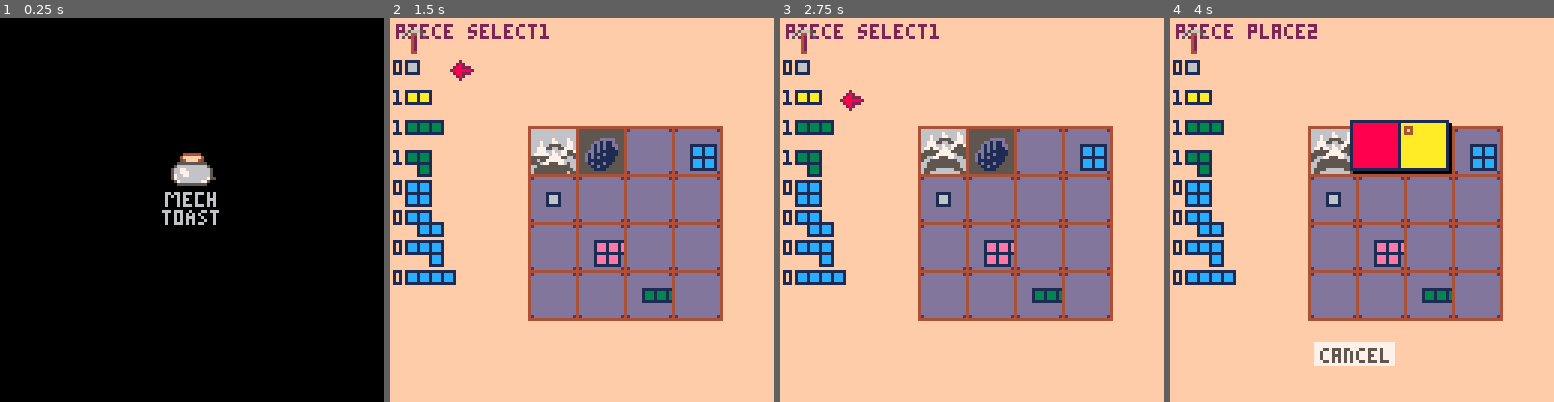
Above: before the commit, frames 1-4 (left to right).
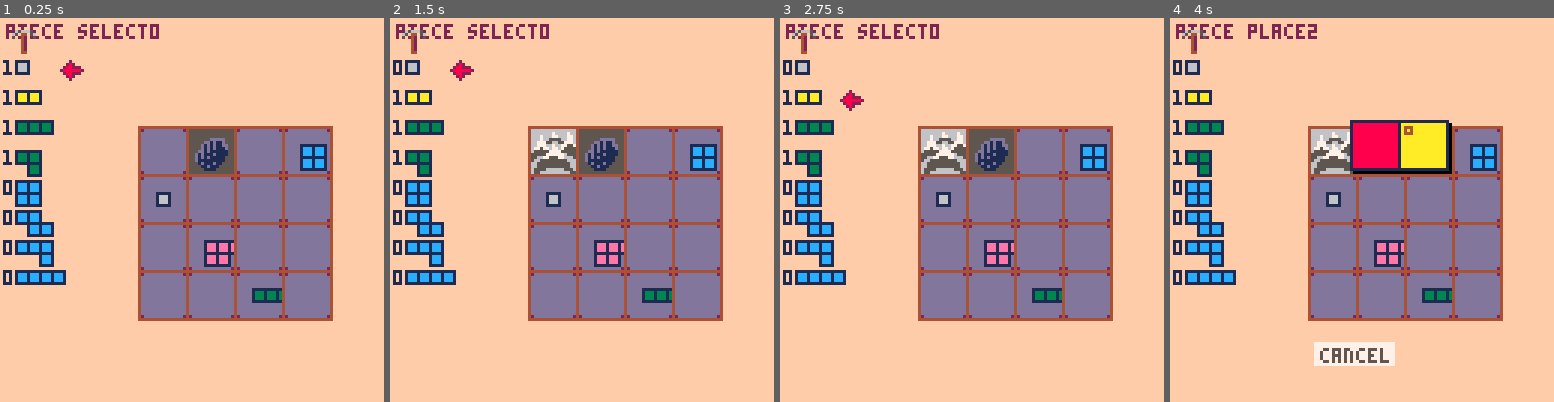
Above: after the commit, the same moments.

Repository: m-r-hunt/Pico-8-Carts
Game: PICO-8 cartridge bprk.p8
The game is run twice, just before and just after one commit, with the same random seed, the same clock (stepped at 60 frames per second) and the same inputs.
Inputs:
- Up to frame 1 (0.25 s): no input
- Up to frame 2 (1.5 s): tap O (Z key) at 0.33, 0.7, 1.43 s; tap X (X key) at 1.07 s
- Up to frame 3 (2.75 s): hold Left 1.97-2.37 s; tap X (X key) at 2.07, 2.4, 2.73 s; tap O (Z key) at 2.22 s; hold Down from 2.42 s (still down)
- Up to frame 4 (4 s): release Down at 2.82 s; hold Right 2.87-3.53 s; tap X (X key) at 3.07, 3.4, 3.73 s; tap O (Z key) at 3.1, 3.98 s; hold Up from 3.58 s (still down)

The runs differ from the first frame. In frame 1, 100% of the frame differs, in the area x 0-100%, y 0-100%; in frame 2, 0.7%; in frame 3, less than 0.1%; in frame 4, nothing differs.

Commit message:
Improve choice UI a little bit

Diff:
--- a/bprk.p8
+++ b/bprk.p8
@@ -20,7 +20,7 @@
 	flip()
 	pal()
 end
-intro()
+--intro()
 
 piece_pool={}
 
@@ -41,6 +41,11 @@
 	{{0,0},{1,0},{2,0},{2,1},{3,1},spriten=11,previewc=14},
 	{{0,0},{1,0},{2,0},{3,0},{3,1},spriten=11,previewc=14},
 	{{0,0},{0,1},{0,2},{1,1},{2,1},spriten=11,previewc=14},
+	{{0,0},{0,1},{1,1},{2,1},{2,0},spriten=11,previewc=14},
+	{{0,0},{1,0},{2,0},{2,1},{2,2},spriten=11,previewc=14},
+	{{0,0},{1,0},{1,1},{2,1},{2,2},spriten=11,previewc=14},
+	{{0,0},{1,0},{1,1},{2,0},{3,0},spriten=11,previewc=14},
+	{{0,0},{0,1},{1,1},{2,1},{2,2},spriten=11,previewc=14},
 }
 
 --powerup option defs
@@ -48,7 +53,7 @@
 mids={3,4}
 longs={5,6,7,8}
 regpend=8 --regular piece end
-vlongs={9,10,11,12,13}
+vlongs={9,10,11,12,13,14,15,16,17,18}
 available_vlongs={}
 
 mode="piece select"
@@ -462,14 +467,28 @@
 end
 
 function draw_choice_box()
-	rect(5,30,128-5,60,12)
-	rectfill(6,31,128-6,59,6)
-	increment=(128-12)/#choices[choicen]
-	for n=1,#choices[choicen] do
+	rect(5,30,128-5,90,12)
+	rectfill(6,31,128-6,89,6)
+	maxi=#choices[choicen]
+	if maxi>5 then
+		maxi=5
+	end
+	increment=(128-12)/maxi
+	for n=1,maxi do
 		local x=increment/2+(n-1)*increment
 		draw_piece_preview(choices[choicen][n],x,45)
 		if n==choice_select then
-		 spr(2,x+8,40)
+			spr(2,x+8,40)
+		end
+	end
+	if maxi<#choices[choicen] then
+		increment=(128-12)/(#choices[choicen]-maxi)
+		for n=1,#choices[choicen]-maxi do
+			local x=increment/2+(n-1)*increment
+			draw_piece_preview(choices[choicen][maxi+n],x,60)
+			if n+maxi==choice_select then
+				spr(2,x+8,55)
+			end
 		end
 	end
 	local str="choose a piece"
